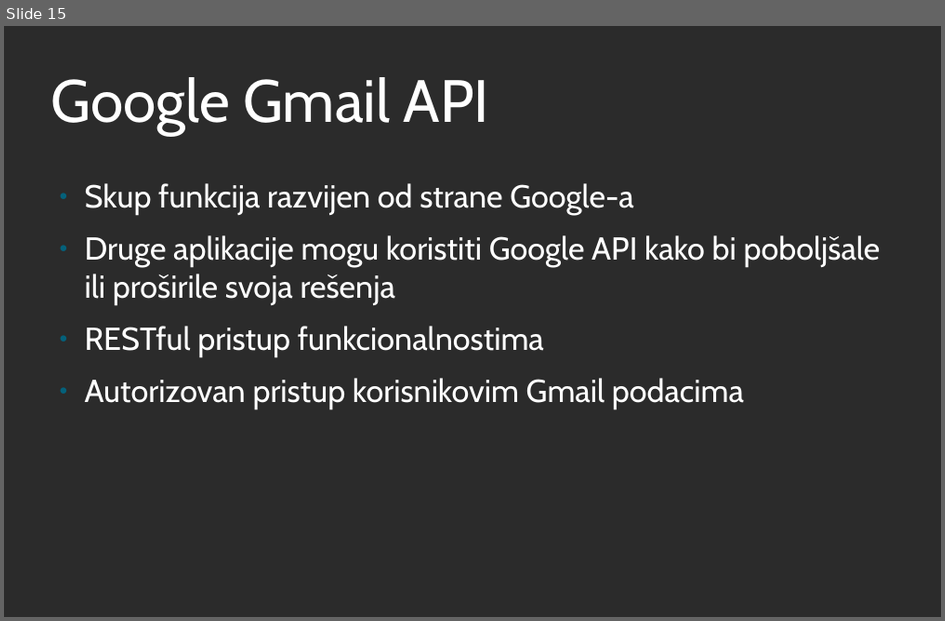
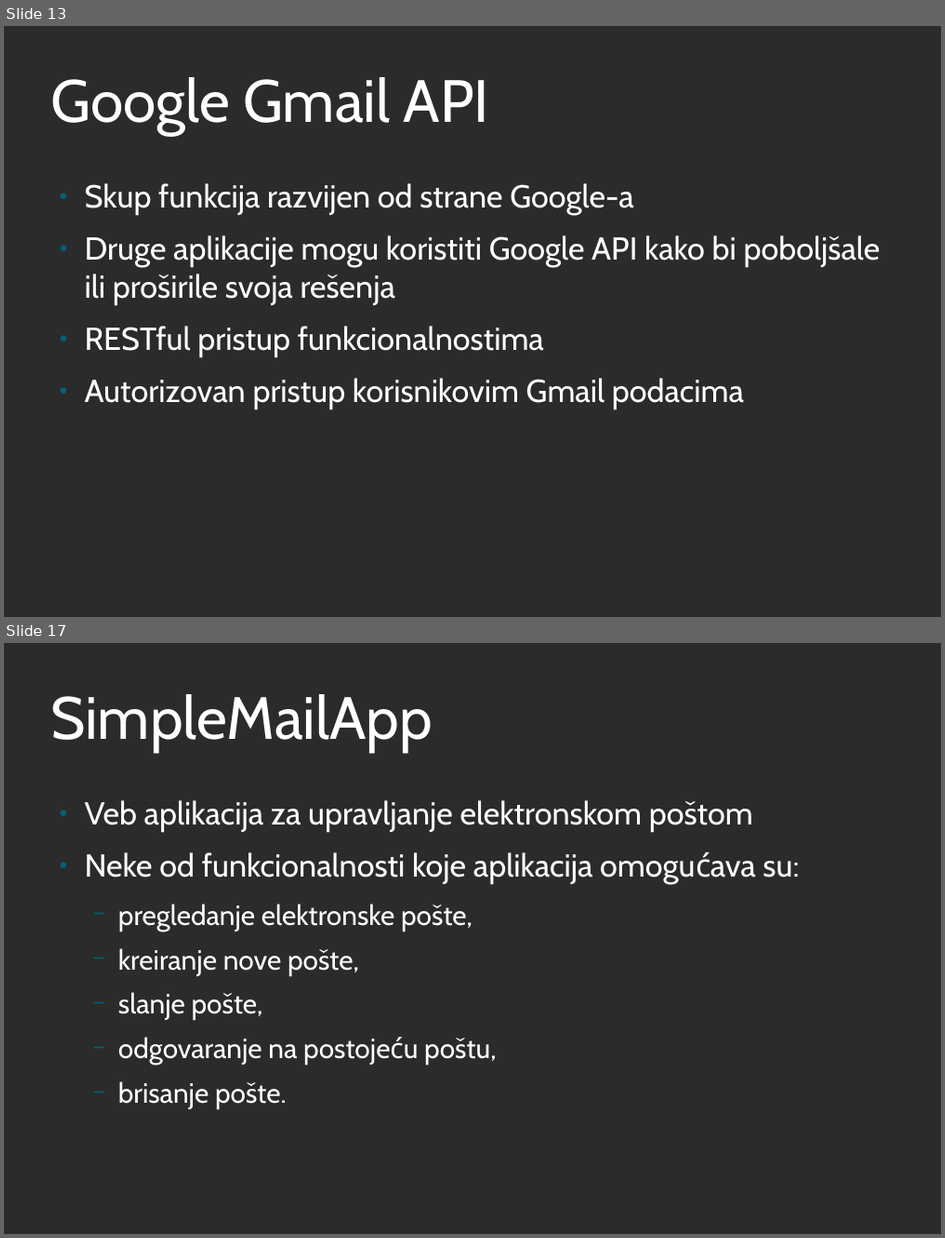
Before and after one commit to iv17/MScThesis, a slide deck: IvanaSavinPresentation.odp. Shown one above the other, each under a label of ours: slide 15 before the commit, slides 13 and 17 after it; the slides between them are not shown. The pictures are 945x621 and 945x1238 pixels, drawn with LibreOffice and Linux fonts; fonts in the diff are those of the drawing; background and template pictures are left out; a plain dark background stands for a picture behind light text. Boxes give left, top, right and bottom in pixels: in the first picture for what was removed or moved away, otherwise in the second. Text is boxed around its words. In the diff, an @@ line names an element or a change of style, - is before the commit and + after.

```diff
--- a/IvanaSavinPresentation.odp
+++ b/IvanaSavinPresentation.odp
@@ slide 17 added at <box>4,643,941,1234</box>, background picture (left out) @@
@@ title added at <box>50,694,433,753</box>, 60 pt, text #FFFFFF @@
+SimpleMailApp
@@ text added at <box>85,800,799,1109</box>, 28 pt, text #FFFFFF @@
+● Veb aplikacija za upravljanje elektronskom poštom
+● Neke od funkcionalnosti koje aplikacija omogućava su:
+  − pregledanje elektronske pošte,
+  − kreiranje nove pošte,
+  − slanje pošte,
+  − odgovaranje na postojeću poštu,
+  − brisanje pošte.
@@ what was slide 15 is now slide 13 @@
```
Also in this commit, not shown: 14 slides changed, 2 other slides added, 3 slides removed, 3 other files.
